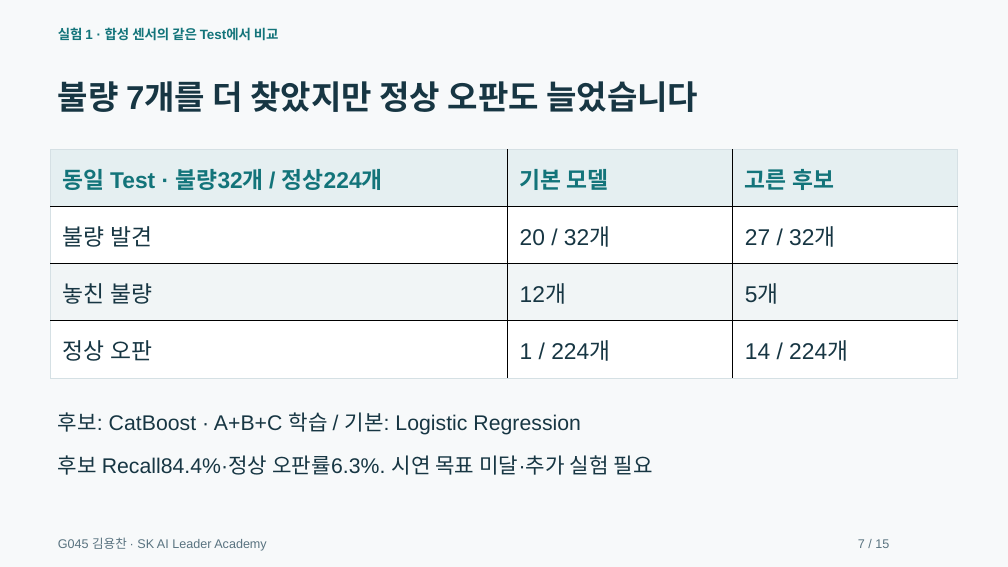
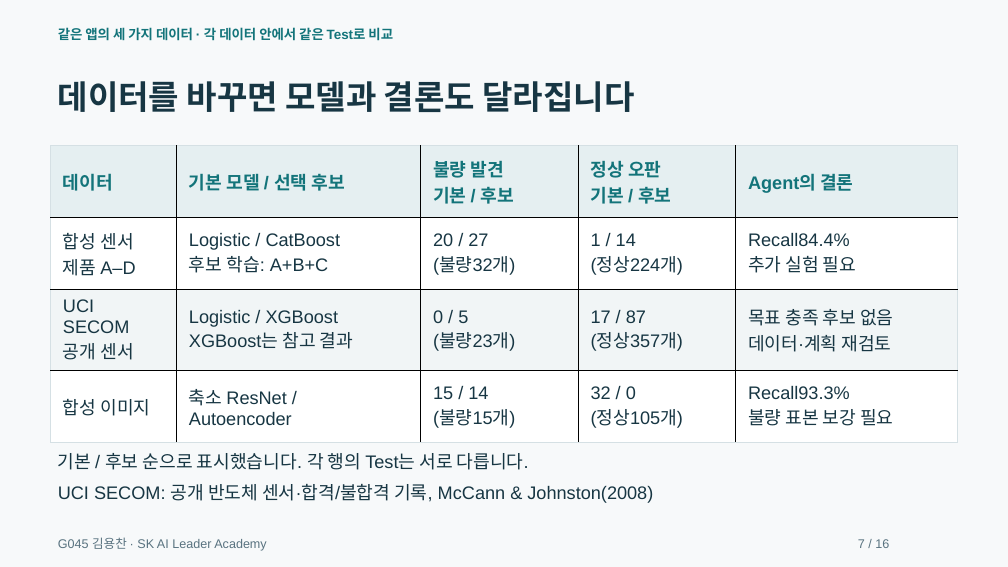
Before and after one commit to dragonchan95/Semiconductor-AI-Agent, a slide deck: slide 7 of docs/G045_Semiconductor_Agent.pptx. Drawn at 1008x567 pixels with LibreOffice and Linux fonts; fonts in the diff are those of the drawing. Boxes give left, top, right and bottom in pixels: in the first picture for what was removed or moved away, otherwise in the second. Text is boxed around its words. In the diff, an @@ line names an element or a change of style, - is before the commit and + after.

```diff
--- a/docs/G045_Semiconductor_Agent.pptx
+++ b/docs/G045_Semiconductor_Agent.pptx
@@ text at bbox=[58, 27, 393, 41]: text changed @@
-실험 1 · 합성 센서의 같은 Test에서 비교
+같은 앱의 세 가지 데이터 · 각 데이터 안에서 같은 Test로 비교
@@ text at bbox=[58, 81, 635, 112]: text changed @@
-불량 7개를 더 찾았지만 정상 오판도 늘었습니다
+데이터를 바꾸면 모델과 결론도 달라집니다
@@ table at bbox=[51, 146, 958, 433] @@
-column 1: 동일 Test · 불량32개 / 정상224개 | 불량 발견 | 놓친 불량 | 정상 오판
-column 2: 기본 모델 | 20 / 32개 | 12개 | 1 / 224개
-column 3: 고른 후보 | 27 / 32개 | 5개 | 14 / 224개
+column 1: 데이터 | 합성 센서 / 제품 A–D | UCI SECOM / 공개 센서 | 합성 이미지
+column 2: 기본 모델 / 선택 후보 | Logistic / CatBoost / 후보 학습: A+B+C | Logistic / XGBoost / XGBoost는 참고 결과 | 축소 ResNet / / Autoencoder
+column 3: 불량 발견 / 기본 / 후보 | 20 / 27 / (불량32개) | 0 / 5 / (불량23개) | 15 / 14 / (불량15개)
+column 4: 정상 오판 / 기본 / 후보 | 1 / 14 / (정상224개) | 17 / 87 / (정상357개) | 32 / 0 / (정상105개)
+column 5: Agent의 결론 | Recall84.4% / 추가 실험 필요 | 목표 충족 후보 없음 / 데이터·계획 재검토 | Recall93.3% / 불량 표본 보강 필요
@@ table: place and size @@
-table at bbox=[51, 150, 958, 378]
+table at bbox=[51, 146, 958, 433]
@@ text at bbox=[58, 453, 529, 470]: text changed; size 20.2 to 17.2 pt @@
-후보: CatBoost · A+B+C 학습 / 기본: Logistic Regression
+기본 / 후보 순으로 표시했습니다. 각 행의 Test는 서로 다릅니다.
@@ text at bbox=[58, 484, 653, 503]: text changed; size 20.2 to 17.2 pt @@
-후보 Recall84.4%·정상 오판률6.3%. 시연 목표 미달·추가 실험 필요
+UCI SECOM: 공개 반도체 센서·합격/불합격 기록, McCann & Johnston(2008)
```
Also in this commit, not shown: 13 other slides changed, 2 slides added, 1 slide removed, 29 other files.
